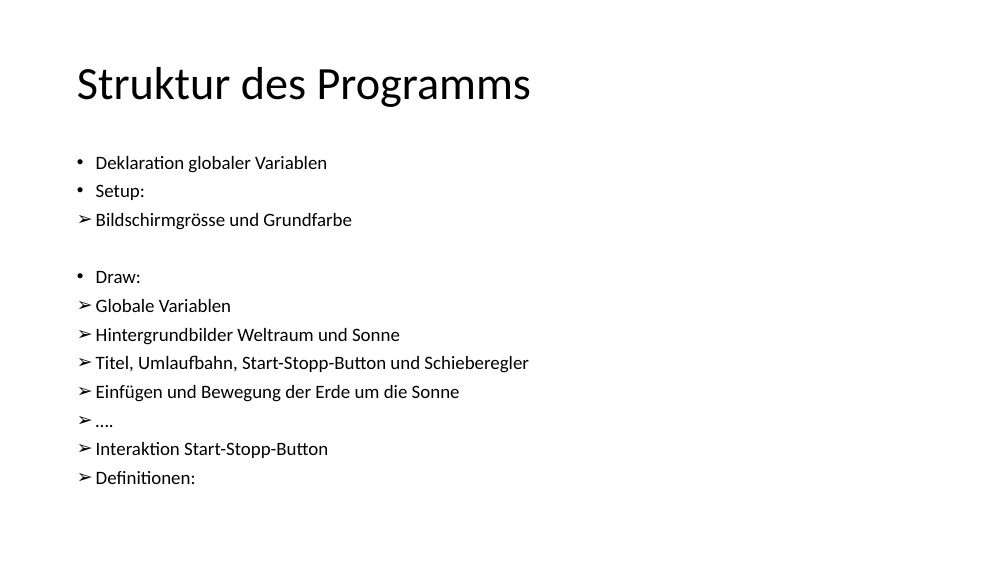
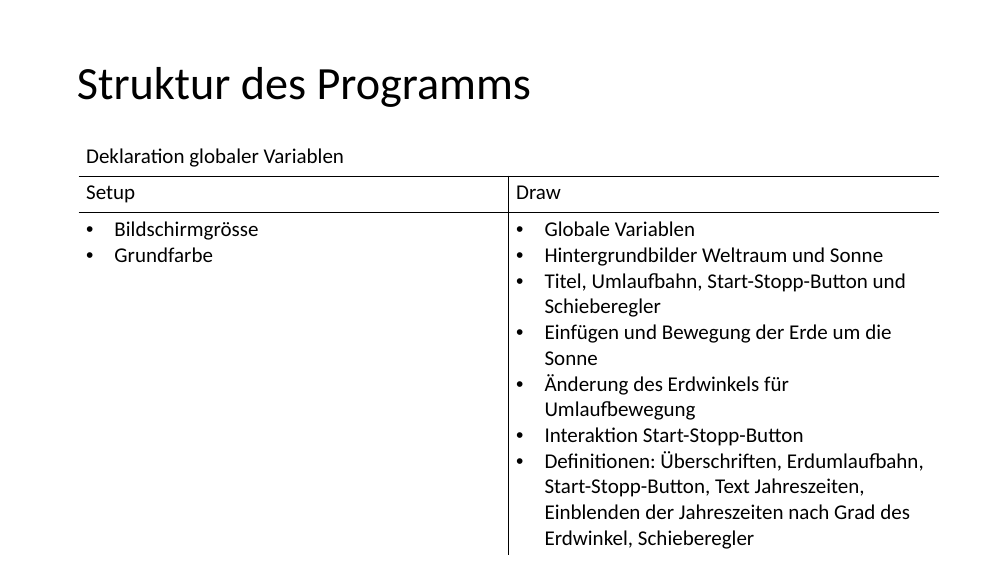
Before and after one commit to Carmen-MI/Erdrevolution_Carmen, a slide deck: slide 5 of Präsentation.pptx. Drawn at 1008x567 pixels with LibreOffice and Linux fonts; fonts in the diff are those of the drawing. Boxes give left, top, right and bottom in pixels: in the first picture for what was removed or moved away, otherwise in the second. Text is boxed around its words. In the diff, an @@ line names an element or a change of style, - is before the commit and + after.

```diff
--- a/Präsentation.pptx
+++ b/Präsentation.pptx
@@ table added at box(79, 139, 939, 553), 3 rows, 2 columns @@
+Deklaration globaler Variablen | 
+Setup | Draw
+Bildschirmgrösse / Grundfarbe | Globale Variablen / Hintergrundbilder Weltraum und Sonne / Titel, Umlaufbahn, Start-Stopp-Button und Schieberegler / Einfügen und Bewegung der Erde um die Sonne / Änderung des Erdwinkels für Umlaufbewegung / Interaktion Start-Stopp-Button / Definitionen: Überschriften, Erdumlaufbahn, Start-Stopp-Button, Text Jahreszeiten, Einblenden der Jahreszeiten nach Grad des Erdwinkel, Schieberegler
@@ text removed at box(96, 156, 528, 484) @@
-• Deklaration globaler Variablen
-• Setup:
-➢ Bildschirmgrösse und Grundfarbe
-• Draw:
-➢ Globale Variablen
-➢ Hintergrundbilder Weltraum und Sonne
-➢ Titel, Umlaufbahn, Start-Stopp-Button und Schieberegler
-➢ Einfügen und Bewegung der Erde um die Sonne
-➢ ….
-➢ Interaktion Start-Stopp-Button
-➢ Definitionen:
```
Also in this commit, not shown: 1 slide removed, 1 other file.
